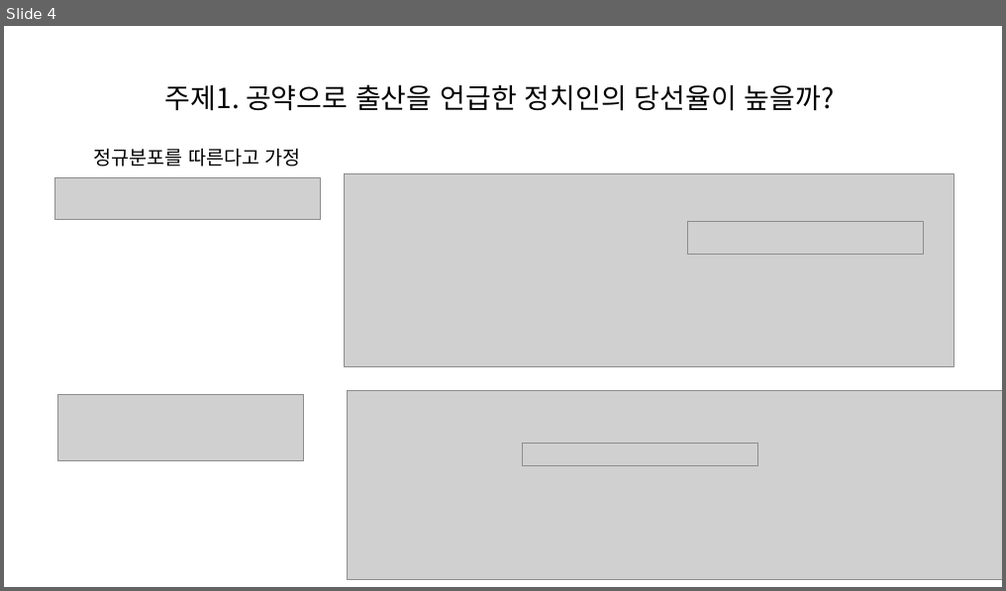
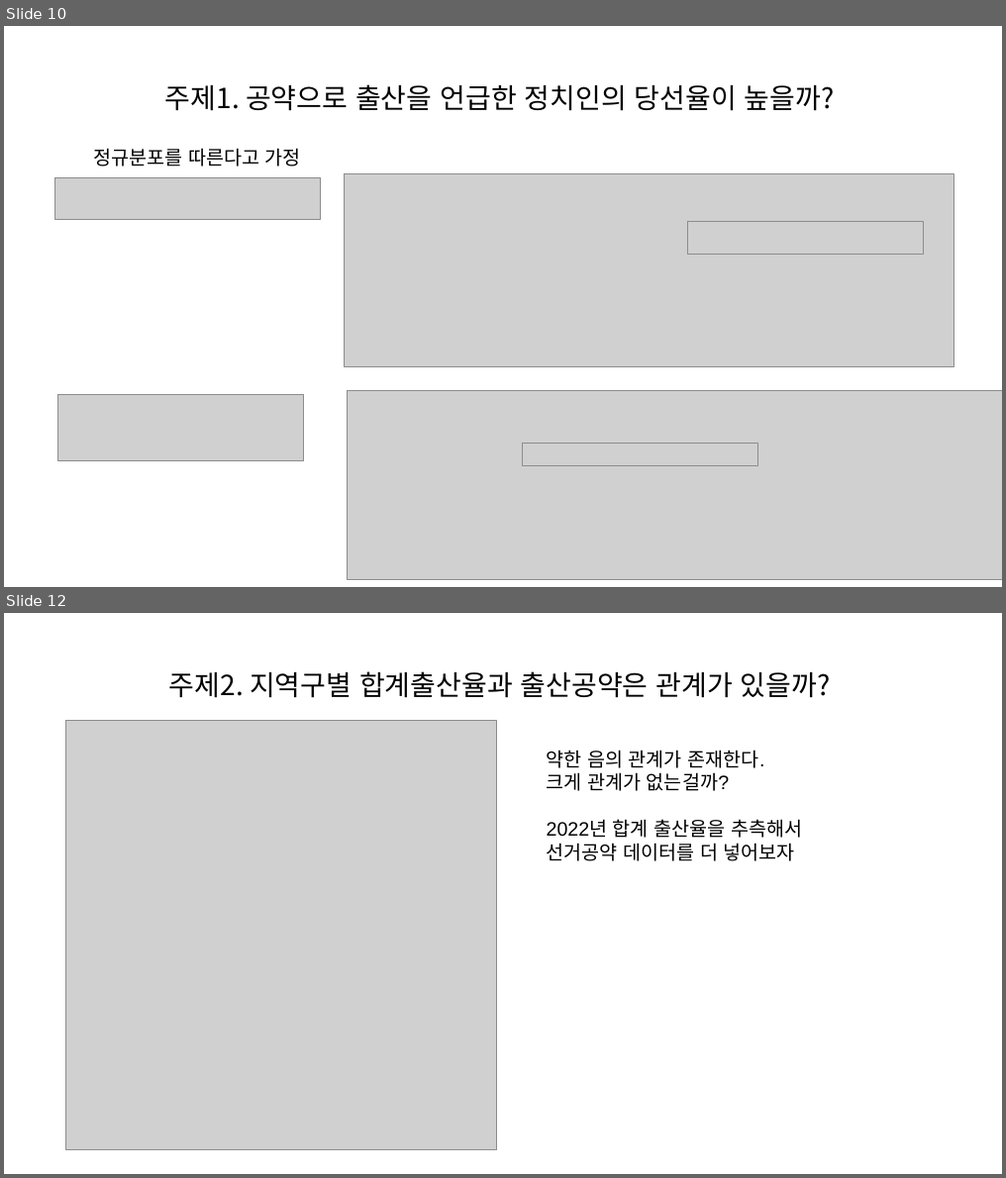
Before and after one commit to JunaHwang/Team1_FirstProject, a slide deck: hsj/data/테스트.pptx. Shown one above the other, each under a label of ours: slide 4 before the commit, slides 10 and 12 after it; the slides between them are not shown. The pictures are 1006x591 and 1006x1178 pixels, drawn with LibreOffice and Linux fonts; fonts in the diff are those of the drawing; grey boxes stand for pictures. Boxes give left, top, right and bottom in pixels: in the first picture for what was removed or moved away, otherwise in the second. Text is boxed around its words. In the diff, an @@ line names an element or a change of style, - is before the commit and + after.

Commit message:
20230419 출산 공약 완료 및 여가 데이터셋 추가

```diff
--- a/hsj/data/테스트.pptx
+++ b/hsj/data/테스트.pptx
@@ slide 12 added at [4, 613, 1002, 1174], background #FFFFFF @@
@@ title added at [169, 671, 831, 698], 20 pt, text #000000 @@
+주제2. 지역구별 합계출산율과 출산공약은 관계가 있을까?
@@ picture added at [65, 720, 496, 1150] @@
@@ text added at [547, 750, 802, 861], 14 pt, text #000000 @@
+약한 음의 관계가 존재한다.
+크게 관계가 없는걸까?
+2022년 합계 출산율을 추측해서
+선거공약 데이터를 더 넣어보자
@@ what was slide 4 is now slide 10 @@
```
Also in this commit, not shown: 12 other slides added, 9 other files.
